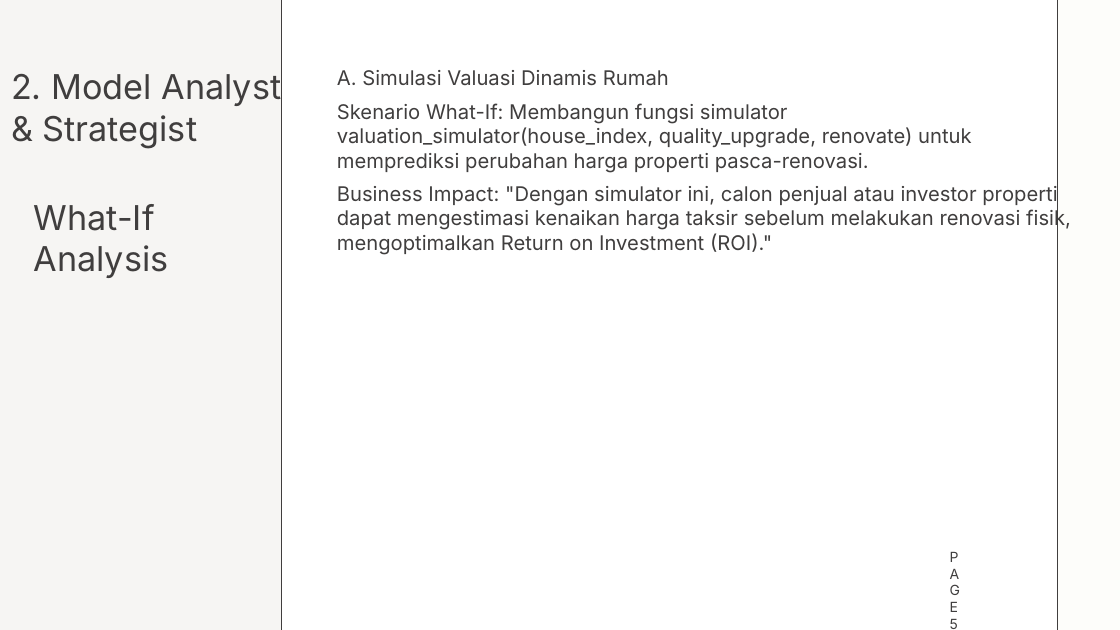
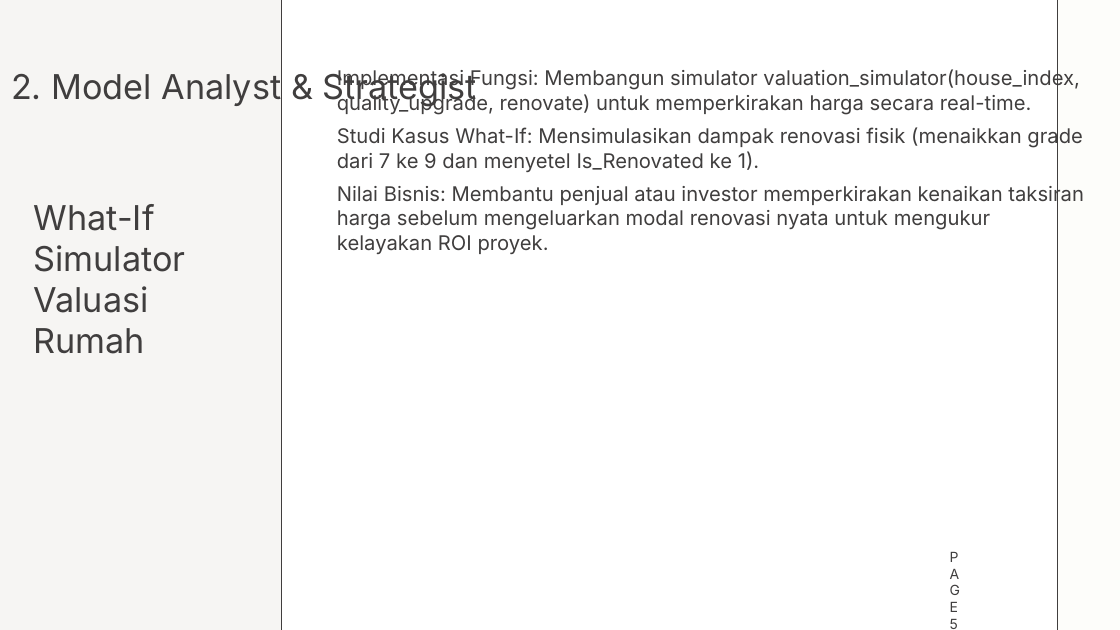
Before and after one commit to chilmi89/property_valuation, a slide deck: slide 5 of 0023_studi_kasus3_materi_2_achmad_chilmi.pptx. Drawn at 1120x630 pixels with LibreOffice and Linux fonts; fonts in the diff are those of the drawing. Boxes give left, top, right and bottom in pixels: in the first picture for what was removed or moved away, otherwise in the second. Text is boxed around its words. In the diff, an @@ line names an element or a change of style, - is before the commit and + after.

```diff
--- a/0023_studi_kasus3_materi_2_achmad_chilmi.pptx
+++ b/0023_studi_kasus3_materi_2_achmad_chilmi.pptx
@@ text at [11, 71, 477, 107]: text changed @@
-2. Model Analyst
-& Strategist
+2. Model Analyst & Strategist
@@ text at [337, 68, 1084, 254]: text changed @@
-A. Simulasi Valuasi Dinamis Rumah
-Skenario What-If: Membangun fungsi simulator valuation_simulator(house_index, quality_upgrade, renovate) untuk memprediksi perubahan harga properti pasca-renovasi.
-Business Impact: "Dengan simulator ini, calon penjual atau investor properti dapat mengestimasi kenaikan harga taksir sebelum melakukan renovasi fisik, mengoptimalkan Return on Investment (ROI)."
+Implementasi Fungsi: Membangun simulator valuation_simulator(house_index, quality_upgrade, renovate) untuk memperkirakan harga secara real-time.
+Studi Kasus What-If: Mensimulasikan dampak renovasi fisik (menaikkan grade dari 7 ke 9 dan menyetel Is_Renovated ke 1).
+Nilai Bisnis: Membantu penjual atau investor memperkirakan kenaikan taksiran harga sebelum mengeluarkan modal renovasi nyata untuk mengukur kelayakan ROI proyek.
@@ text at [34, 204, 186, 354]: text changed @@
-What-If Analysis
+What-If Simulator Valuasi Rumah
```
Also in this commit, not shown: 3 other slides changed, 1 slide added, 1 other file.
